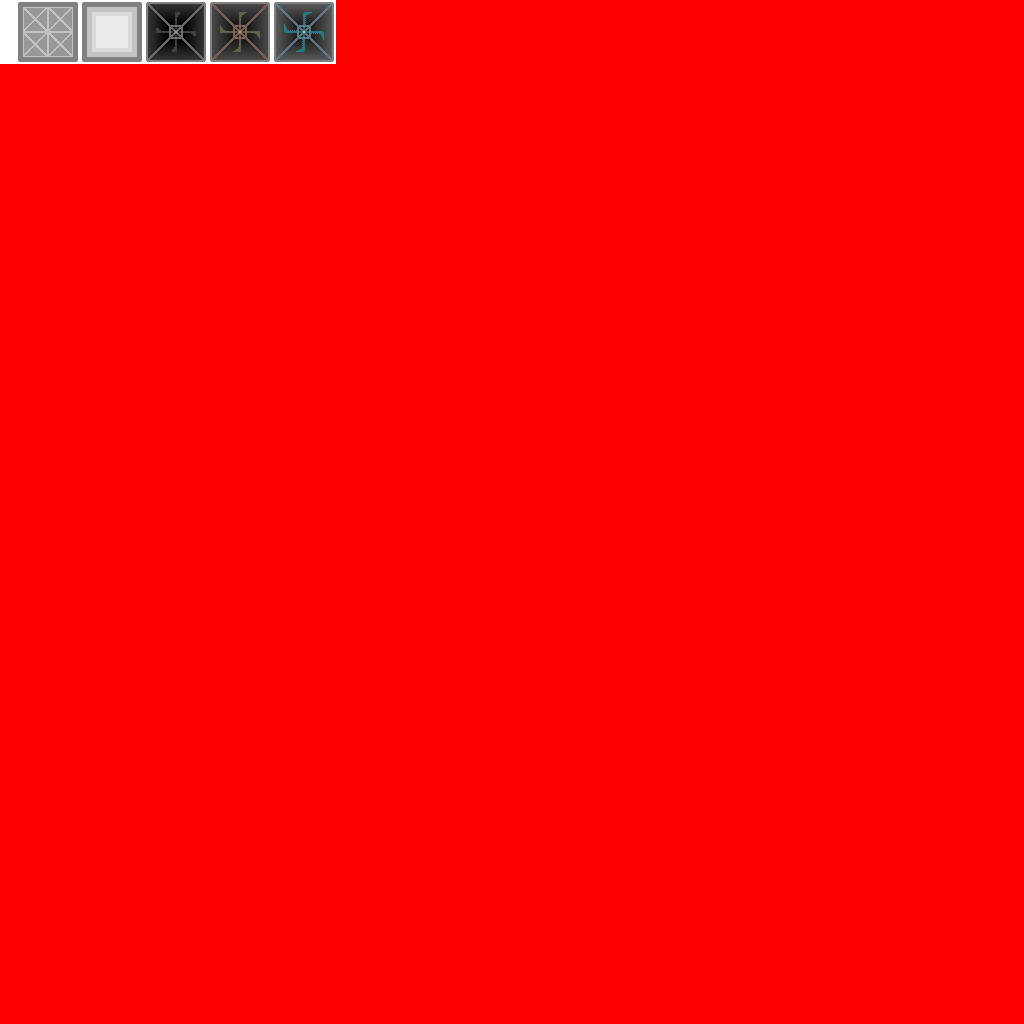
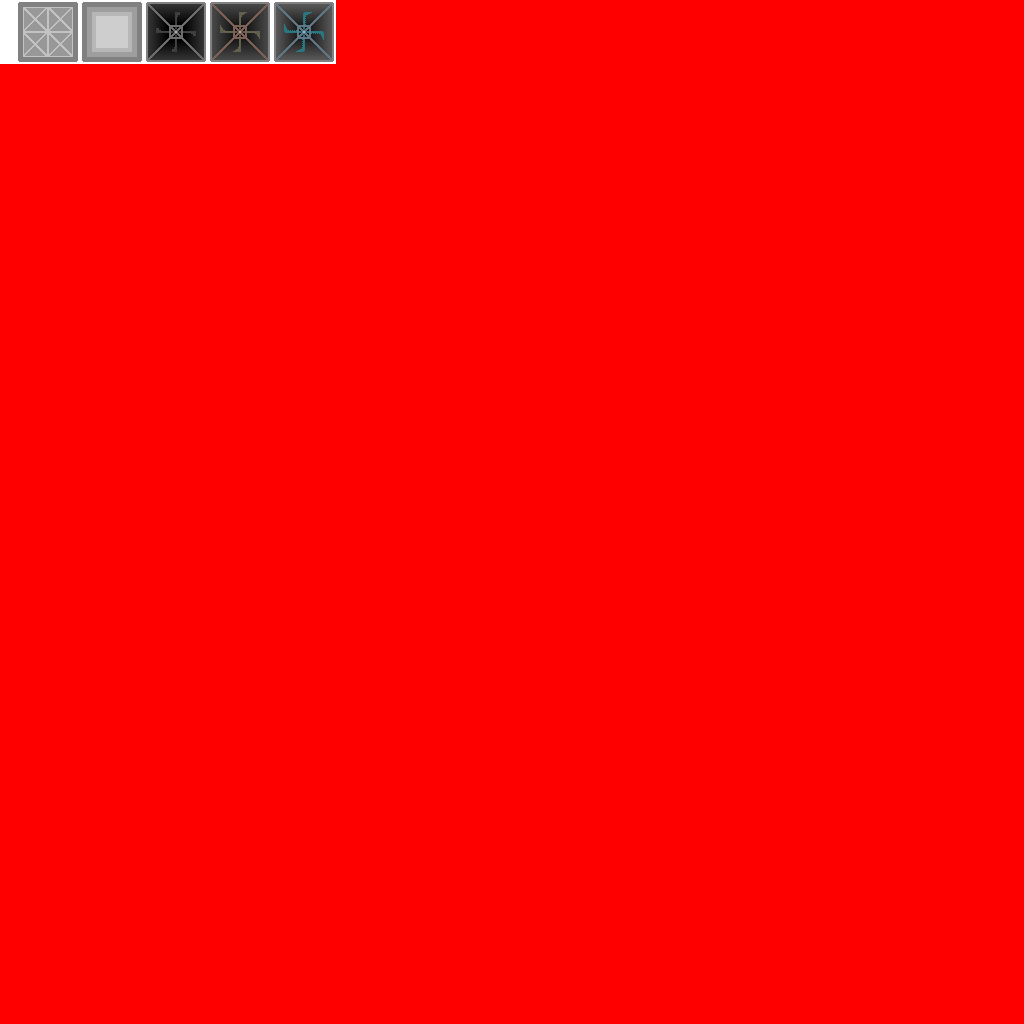
Layered file, before and after one edit (1024x1024). Changes by layer:
painted on "builder_atlas.png" over (87, 7, 137, 57)
